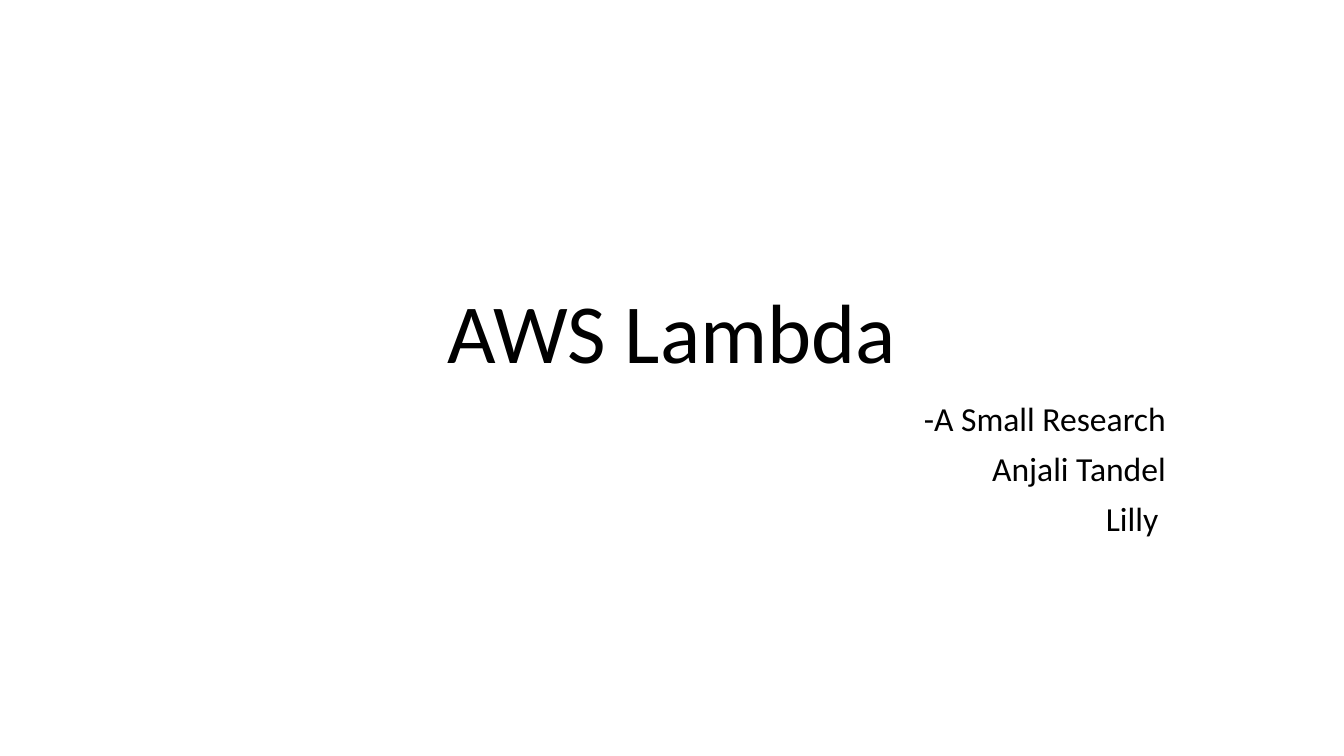
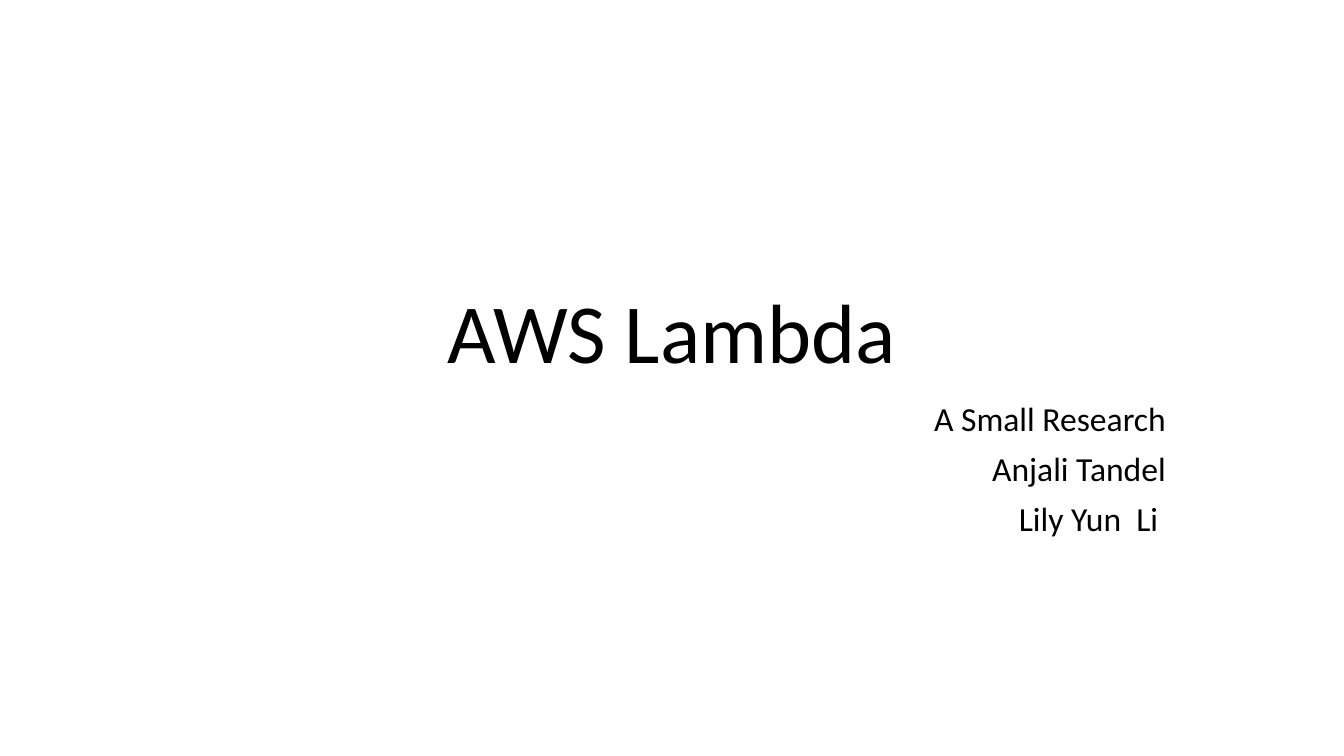
Before and after one commit to angelD25/FlexonWork, a slide deck: slide 1 of Presentation1-AWS Lambda.pptx. Drawn at 1344x756 pixels with LibreOffice and Linux fonts; fonts in the diff are those of the drawing. Boxes give left, top, right and bottom in pixels: in the first picture for what was removed or moved away, otherwise in the second. Text is boxed around its words. In the diff, an @@ line names an element or a change of style, - is before the commit and + after.

Commit message:
Presentation Complete updated - AWS Lambda

```diff
--- a/Presentation1-AWS Lambda.pptx
+++ b/Presentation1-AWS Lambda.pptx
@@ subtitle at (x1=934, y1=407, x2=1165, y2=432): text changed @@
--A Small Research
+A Small Research
@@ subtitle at (x1=1019, y1=507, x2=1158, y2=537): text changed @@
-Lilly
+Lily Yun Li
```
Also in this commit, not shown: 4 other slides changed, 7 slides added, 2 slides removed.
